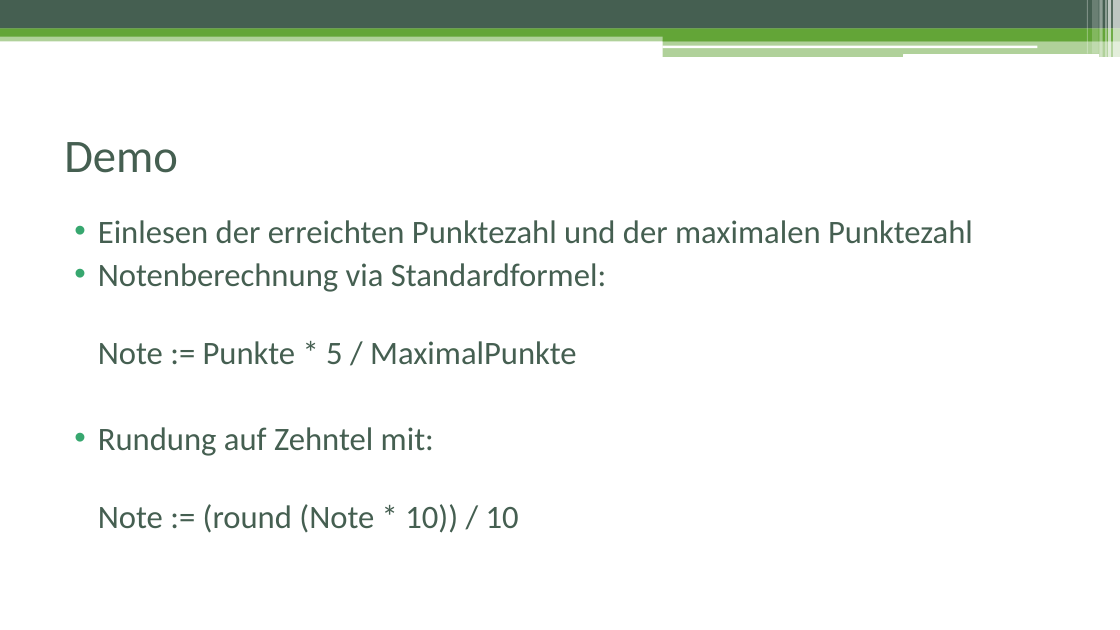
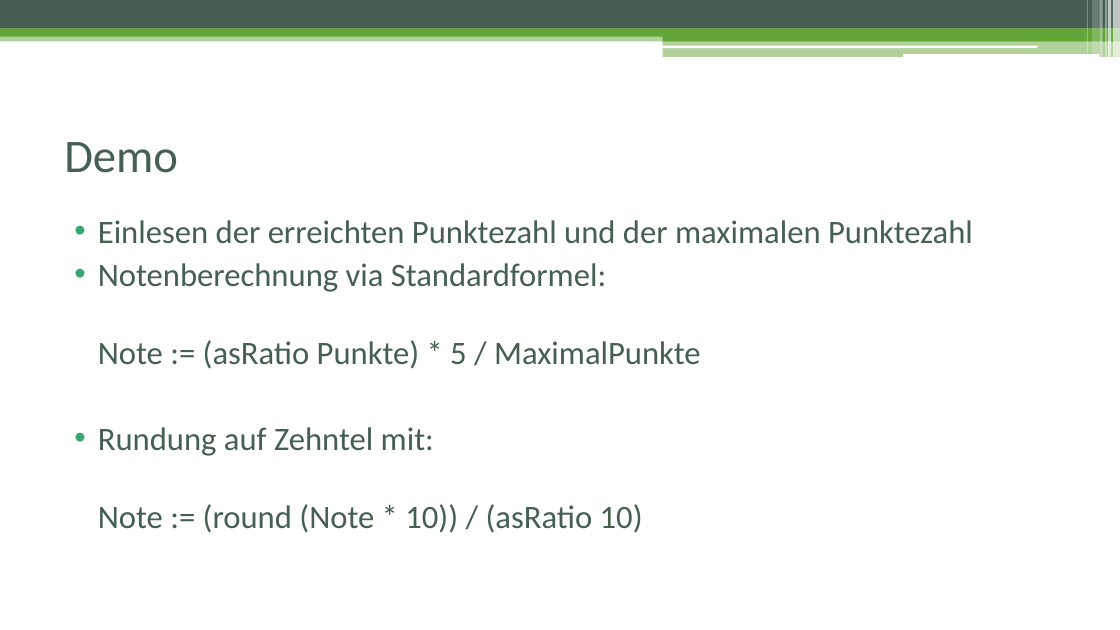
Before and after one commit to cguedel/fhnw-cpib, a slide deck: slide 10 of docs/Präsentation_Schlussbericht.pptx. Drawn at 1120x630 pixels with LibreOffice and Linux fonts; fonts in the diff are those of the drawing. Boxes give left, top, right and bottom in pixels: in the first picture for what was removed or moved away, otherwise in the second. Text is boxed around its words. In the diff, an @@ line names an element or a change of style, - is before the commit and + after.

```diff
--- a/docs/Präsentation_Schlussbericht.pptx
+++ b/docs/Präsentation_Schlussbericht.pptx
@@ text at [98,263,701,533]: text changed @@
-• Notenberechnung via Standardformel:
-  Note := Punkte * 5 / MaximalPunkte
-• Rundung auf Zehntel mit:
-  Note := (round (Note * 10)) / 10
+• Notenberechnung via Standardformel:
+  Note := (asRatio Punkte) * 5 / MaximalPunkte
+• Rundung auf Zehntel mit:
+  Note := (round (Note * 10)) / (asRatio 10)
```
Also in this commit, not shown: 4 other slides changed.
